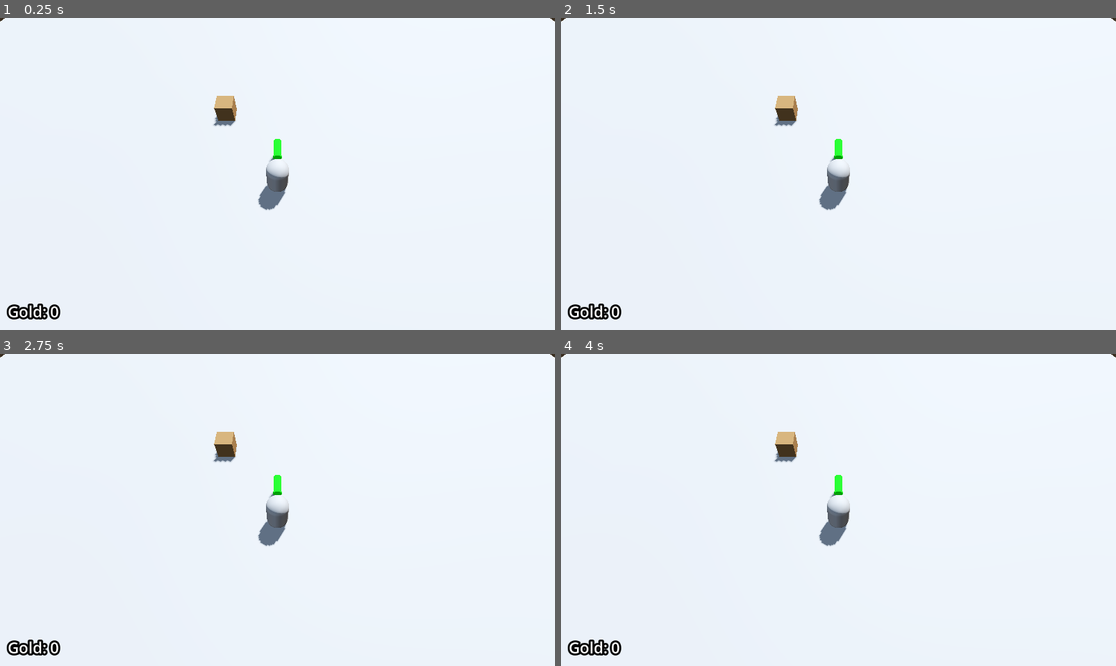
Above: before the commit, frames 1-4 (two rows, left to right).
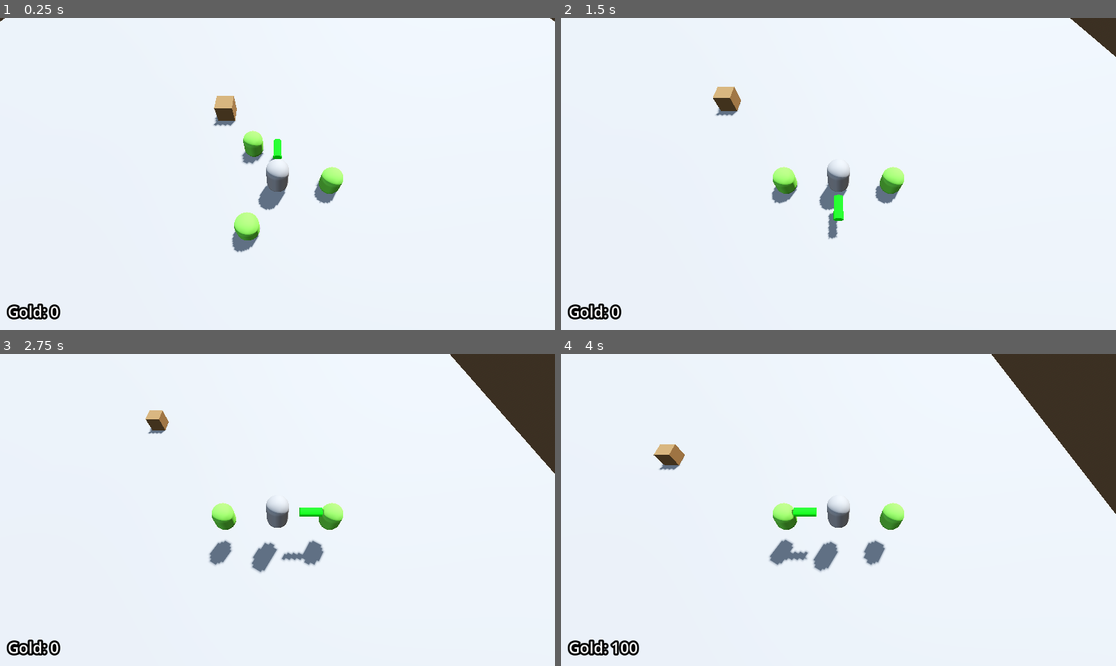
Above: after the commit, the same moments.

Repository: Ra-vanTech/ProjectBoozeArmy
Game: Godot game, scene res://Escena1_BoozeArmy.tscn
The game is run twice, just before and just after one commit, with the same random seed, the same clock (stepped at 60 frames per second) and the same inputs.
Inputs (mouse positions are in pixels of both pictures, inside the frame that each line leads up to):
- Up to frame 1 (0.25 s): no input
- Up to frame 2 (1.5 s): tap Enter at 0.5 s; move the mouse to (960, 158) at 0.52 s; hold D (move_right) 0.53-1.28 s; tap Space (jump) at 0.6, 0.77, 1.07 s; move the mouse to (727, 189) at 1.27 s; hold S (move_back) from 1.28 s (still down); tap Q (despawn_dwarf) at 1.35 s
- Up to frame 3 (2.75 s): tap Space (jump) at 1.52, 1.55, 1.82, 2.3 s; move the mouse to (333, 441) at 2.02 s; release S (move_back) at 2.03 s; hold D (move_right) from 2.03 s (still down); right-click (333, 441) at 2.1 s
- Up to frame 4 (4 s): move the mouse to (810, 572) at 2.77 s; release D (move_right) at 2.78 s; hold W (move_forward) 2.78-3.53 s; tap E (spawn_dwarf) at 2.85 s; tap Space (jump) at 3.02, 3.05, 3.32, 3.6, 3.77 s; move the mouse to (1005, 556) at 3.52 s; hold A (move_left) from 3.53 s (still down)

The runs differ from the first frame. In frame 1, 1.3% of the frame differs, in the area x 41-62%, y 36-76%; in frame 2, 2.5%; in frame 3, 6.1%; in frame 4, 8.5%, in the area x 0-100%, y 0-97%.
Error before the commit: Parse Error: Variable "state_machine" has the same name as a previously declared variable. (res://entities/player/scripts/player.gd:11)
Error after the commit: Invalid call. Nonexistent function 'damage' in base 'CharacterBody3D (Player)'. (res://entities/enemies/non_static/base/Enemy.gd:51)

Commit message:
[fix] Se arregla parcialmente el resultado del merge o algo
Al hacer merge u operaciones entre ramas todo se cuatrapea xd, ahi voy
yo a arreglarlo

Diff:
--- a/entities/enemies/non_static/base/Enemy.gd
+++ b/entities/enemies/non_static/base/Enemy.gd
@@ -3,15 +3,6 @@
 
 @export var health: float = 100.0
 @export var COINS_DROPPED: int = 25
-
-@onready var hit_box_component: HitBoxComponent = %HitBoxComponent
-@onready var movement_component: MovementComponent = %MovementComponent
-@onready var seeking_component: SeekingComponent = %SeekingComponent
-#Nuevos nodos
-@onready var enemy_attack_range: Area3D = %EnemyAttackRange
-@onready var attack_cooldown: Timer = %AttackCooldown
-
-
 #variables de ataque para poder configurar desde la UI
 @export var attack_damage: float = 10.0
 @export var attack_cooldown_time: float = 1.5
@@ -20,11 +11,18 @@
 var can_attack: bool = true
 var player_in_range: Node3D = null
 
+@onready var hit_box_component: HitBoxComponent = %HitBoxComponent
+@onready var movement_component: MovementComponent = %MovementComponent
+@onready var seeking_component: SeekingComponent = %SeekingComponent
+#Nuevos nodos
+@onready var enemy_attack_range: Area3D = %EnemyAttackRange
+@onready var attack_cooldown: Timer = %AttackCooldown
+@onready var state_machine: StateMachine = %StateMachine
+
+
 func _ready() -> void:
 	hit_box_component.health_component.health = health
 	hit_box_component.health_component.COINS_DROPPED_DEFAULT = COINS_DROPPED
-
-    #funciones de ataque
 	attack_cooldown.wait_time = attack_cooldown_time
 	enemy_attack_range.body_entered.connect(_on_attack_range_body_entered)
 	enemy_attack_range.body_exited.connect(_on_attack_range_body_exited)
@@ -65,11 +63,13 @@
 	if body.is_in_group("player"):
 		player_in_range = null
 
+
 #reinicia el ataque cuando el cooldown termina
 func _on_attack_cooldown_timeout() -> void:
 	can_attack = true
 	if is_instance_valid(player_in_range):
 		_try_attack()
 
+
 func _on_health_component_has_died() -> void:
 	queue_free()
--- a/entities/player/dwarves/scripts/dwarf_system.gd
+++ b/entities/player/dwarves/scripts/dwarf_system.gd
@@ -5,7 +5,6 @@
 
 #Precargar la escena del enano para instanciarla en tiempo de ejecucion.
 const ENANO_SCENE: PackedScene = preload("res://entities/player/dwarves/scenes/enano_base.tscn")
-@onready var _player_health: HealthComponent = get_node("../HealthComponent")
 
 #configuracion (enanos iniciales, maximo de enanos y radio de formacion)
 @export var initial_dwarves: int = 3
--- a/entities/player/scenes/player_test.tscn
+++ b/entities/player/scenes/player_test.tscn
@@ -2,17 +2,17 @@
 
 [ext_resource type="Script" uid="uid://b2utb5hqprrnp" path="res://entities/player/scripts/player.gd" id="1_87kod"]
 [ext_resource type="Script" uid="uid://b33qhtcbiwyen" path="res://entities/player/shared_components/InputComponent.gd" id="1_fc5vt"]
+[ext_resource type="Script" uid="uid://b6kx01a4fiy0q" path="res://core/managers/state/state_machine.gd" id="2_46esb"]
 [ext_resource type="Script" uid="uid://cet3rr2bu208v" path="res://entities/shared_components/MovementComponent.gd" id="2_ucsmf"]
 [ext_resource type="Script" uid="uid://cgcausgdv1lnp" path="res://entities/player/states/idle.gd" id="3_6tei6"]
 [ext_resource type="Script" uid="uid://iin3yxgmowr1" path="res://entities/shared_components/HealthComponent.gd" id="4_20dgb"]
 [ext_resource type="Script" uid="uid://djr2hdyh2qthi" path="res://entities/player/states/moving.gd" id="4_621nv"]
 [ext_resource type="Script" uid="uid://ccuyrq1cbmgww" path="res://entities/shared_components/HitBoxComponent.gd" id="5_7mveo"]
-[ext_resource type="Script" uid="uid://d3hig6nq3t464" path="res://entities/player/states/jumping.gd" id="5_f4mq5"]
-[ext_resource type="Script" uid="uid://bc7dpsynoh6fm" path="res://entities/player/states/falling.gd" id="6_147ks"]
-[ext_resource type="Script" uid="uid://cgxsu0ruf41p0" path="res://core/state/state_machine.gd" id="6_588vb"]
-[ext_resource type="Script" uid="uid://b16svw8u2q57y" path="res://entities/player/states/dead.gd" id="7_bnj5j"]
-[ext_resource type="Script" uid="uid://c857k6v8my8eq" path="res://entities/player/states/paused.gd" id="8_2iik5"]
-[ext_resource type="Script" uid="uid://dffm562yue3y2" path="res://entities/player/dwarves/scripts/dwarf_system.gd" id="13_46esb"]
+[ext_resource type="Script" uid="uid://u6onrpfll0j8" path="res://entities/player/states/jumping.gd" id="5_f4mq5"]
+[ext_resource type="Script" uid="uid://bhibx0ldhclun" path="res://entities/player/states/falling.gd" id="6_147ks"]
+[ext_resource type="Script" uid="uid://cgfuoili0prrh" path="res://entities/player/states/dead.gd" id="7_bnj5j"]
+[ext_resource type="Script" uid="uid://ymu1ng0ex7uy" path="res://entities/player/states/paused.gd" id="8_2iik5"]
+[ext_resource type="Script" uid="uid://dsp4rab7gvgcp" path="res://entities/player/dwarves/scripts/dwarf_system.gd" id="13_46esb"]
 
 [sub_resource type="CapsuleMesh" id="CapsuleMesh_ucsmf"]
 
@@ -27,7 +27,7 @@
 
 [sub_resource type="CapsuleShape3D" id="CapsuleShape3D_ucsmf"]
 
-[node name="Player_test" type="CharacterBody3D" unique_id=54499108 node_paths=PackedStringArray("state_machine") groups=["player"]]
+[node name="Player_test" type="CharacterBody3D" unique_id=54499108 groups=["player"]]
 collision_layer = 2
 collision_mask = 5
 script = ExtResource("1_87kod")
@@ -47,7 +47,7 @@
 
 [node name="StateMachine" type="Node" parent="." unique_id=1346876087 node_paths=PackedStringArray("initial_state")]
 unique_name_in_owner = true
-script = ExtResource("6_588vb")
+script = ExtResource("2_46esb")
 initial_state = NodePath("IdleState")
 
 [node name="IdleState" type="Node" parent="StateMachine" unique_id=1048653098 node_paths=PackedStringArray("body")]
--- a/entities/player/scripts/player.gd
+++ b/entities/player/scripts/player.gd
@@ -6,7 +6,6 @@
 
 @export var health := 100.0
 @export var COINS_DROPPED := 0
-@export var state_machine: StateMachine
 
 @onready var state_machine: StateMachine = %StateMachine
 @onready var input_component: InputComponent = %InputComponent
